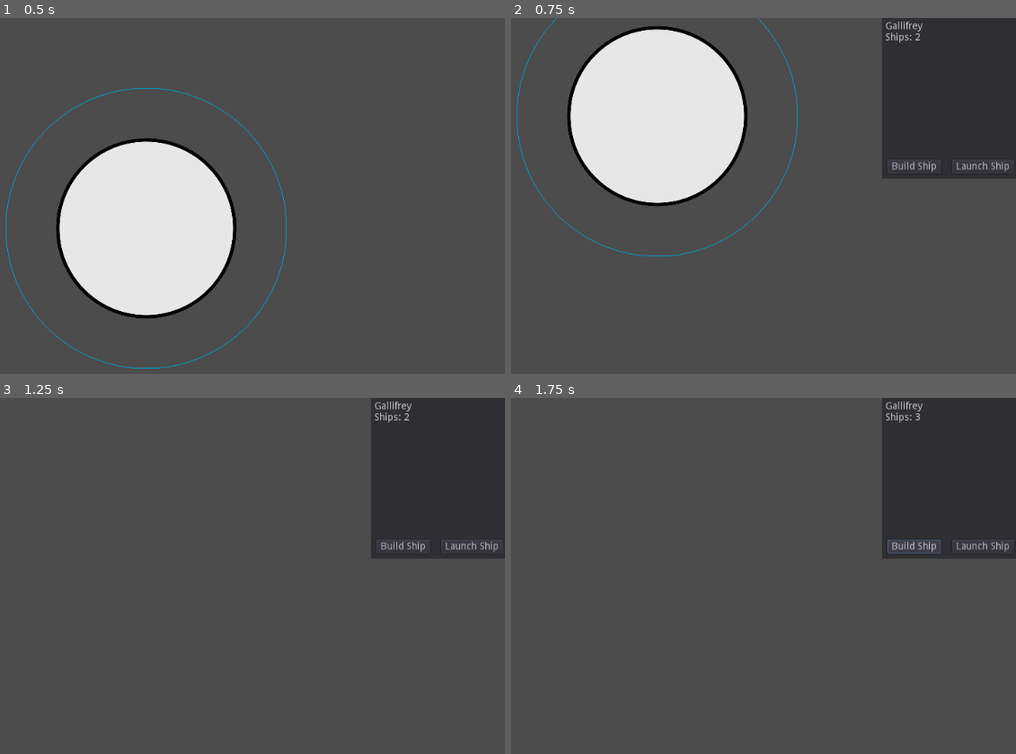
Above: before the commit, frames 1-4 (two rows, left to right).
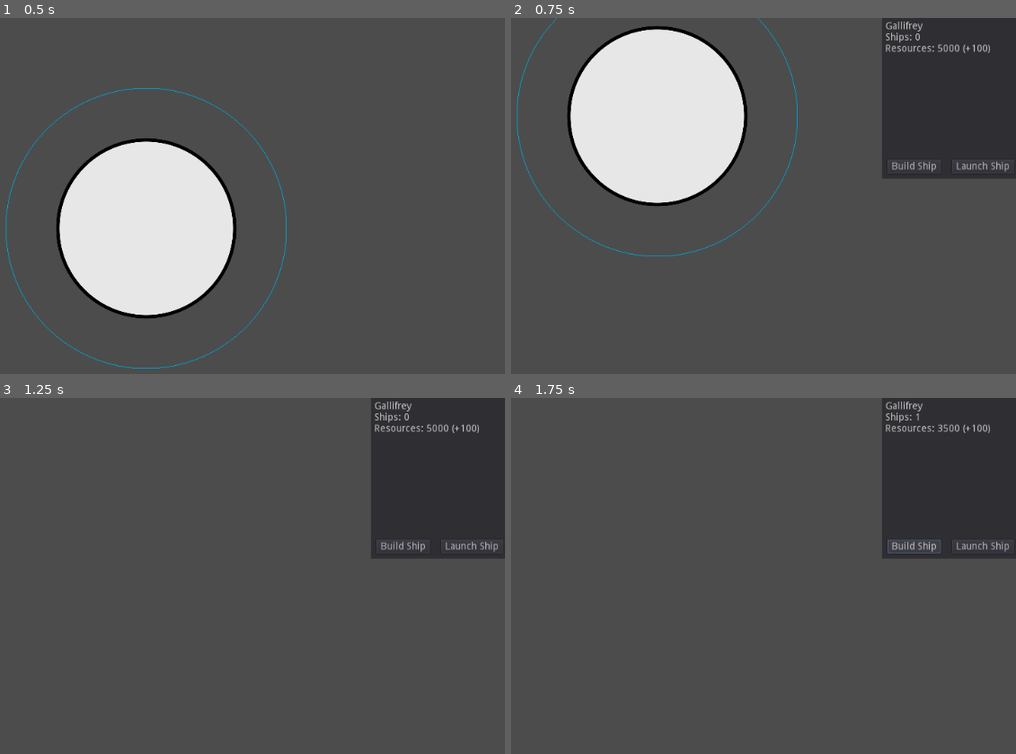
Above: after the commit, the same moments.

Repository: game-prototypes/orbit
Game: Godot game, scene res://scenes/Main.tscn
Same seed, same stepped clock (60 frames per second), same inputs: the game is played once before the commit and once after it.
Inputs (mouse positions are in pixels of both pictures, inside the frame that each line leads up to):
- Up to frame 1 (0.5 s): no input
- Up to frame 2 (0.75 s): tap Enter at 0.5 s; move the mouse to (657, 228) at 0.52 s; hold S (camera_padding_down) from 0.53 s (still down); click (657, 228) at 0.67 s
- Up to frame 3 (1.25 s): keep holding S (camera_padding_down)
- Up to frame 4 (1.75 s): release S (camera_padding_down) at 1.25 s; click "Build Ship" at 1.25 s

Frame 1 is identical in both runs. In frame 2, 0.2% of the frame differs, in the area x 74-95%, y 4-10%; in frame 3, 0.2%; in frame 4, 0.2%.

Commit message:
Planet production rate

Diff:
--- a/autoload/HUD.gd
+++ b/autoload/HUD.gd
@@ -1,8 +1,9 @@
 extends CanvasLayer
 
 
-onready var planet_name:Label=$PlanetInfo/PlanetName
+onready var planet_name_label:Label=$PlanetInfo/PlanetName
 onready var ships_label:Label=$PlanetInfo/ShipsLabel
+onready var reosurces_label:Label=$PlanetInfo/ResourcesLabel
 onready var planet_info:Panel=$PlanetInfo
 
 var planet:Planet
@@ -15,9 +16,10 @@
 
 func _process(delta: float) -> void:
 	if planet:
-		planet_name.text=planet.planet_name
+		planet_name_label.text=planet.planet_name
 		planet_info.visible=true
 		ships_label.text="Ships: "+ String(planet.ships.size())
+		reosurces_label.text="Resources: "+ String(planet.resources) + " (+" + String(planet.production_rate)+ ")"
 
 func hide_planet_info():
 	planet_info.visible=false
--- a/autoload/HUD.tscn
+++ b/autoload/HUD.tscn
@@ -35,6 +35,16 @@
 "_edit_use_anchors_": false
 }
 
+[node name="ResourcesLabel" type="Label" parent="PlanetInfo"]
+margin_left = 5.0
+margin_top = 37.0
+margin_right = 45.0
+margin_bottom = 51.0
+text = "Resources:"
+__meta__ = {
+"_edit_use_anchors_": false
+}
+
 [node name="BuildShipButton" type="Button" parent="PlanetInfo"]
 anchor_top = 1.0
 anchor_bottom = 1.0
--- a/entities/planet/planet.gd
+++ b/entities/planet/planet.gd
@@ -10,17 +10,19 @@
 onready var orbit=$Orbit
 
 var ships=[]
+var resources=5000
+var production_rate=100
 
-func _ready() -> void:
-	build_ship()
-	build_ship()
+const ship_price=1500
 
 func toggle_info():
 	HUD.display_planet_info(self)
 
 func build_ship():
-	var ship=ship_scene.instance()
-	ships.append(ship)
+	if resources >= ship_price:
+		resources-=ship_price
+		var ship=ship_scene.instance()
+		ships.append(ship)
 
 func _on_click(_button_index) -> void:
 	toggle_info()
@@ -30,3 +32,6 @@
 
 func launch_ship() -> void:
 	orbit.add_ship(ships.pop_back())
+
+func _on_update() -> void:
+	resources+=production_rate
--- a/entities/planet/planet.tscn
+++ b/entities/planet/planet.tscn
@@ -9,7 +9,7 @@
 radius = 130.0
 
 [node name="Planet" type="Node2D" groups=[
-"planet",
+"Planet",
 ]]
 modulate = Color( 0.909804, 0.909804, 0.909804, 1 )
 script = ExtResource( 1 )
--- a/scenes/Main.tscn
+++ b/scenes/Main.tscn
@@ -1,7 +1,8 @@
-[gd_scene load_steps=4 format=2]
+[gd_scene load_steps=5 format=2]
 
 [ext_resource path="res://entities/planet/planet.tscn" type="PackedScene" id=1]
 [ext_resource path="res://entities/ship/ship.tscn" type="PackedScene" id=2]
+[ext_resource path="res://scripts/planet_updater.gd" type="Script" id=3]
 [ext_resource path="res://camera/camera.gd" type="Script" id=4]
 
 [node name="Main" type="Node2D"]
@@ -15,3 +16,10 @@
 [node name="Planet" parent="." instance=ExtResource( 1 )]
 planet_name = "Gallifrey"
 ship_scene = ExtResource( 2 )
+
+[node name="PlanetUpdater" type="Timer" parent="."]
+wait_time = 5.0
+autostart = true
+script = ExtResource( 3 )
+
+[connection signal="timeout" from="PlanetUpdater" to="PlanetUpdater" method="_on_timeout"]
--- /dev/null
+++ b/scripts/planet_updater.gd
@@ -0,0 +1,8 @@
+extends Timer
+
+export var group="Planet"
+
+
+func _on_timeout() -> void:
+	print("TIMEOUT")
+	get_tree().call_group(group, "_on_update")
